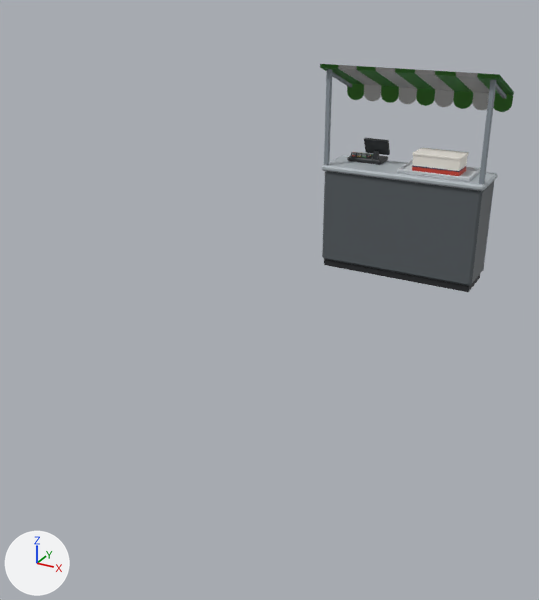
Before and after pictures for a commit that changed the Blender file art/blender/order_stand.blend.
The view is the same before and after, from a camera (50 mm lens) standing at (2.03, -6.18, 2.51) and looking at (-0.18, -2.15, 0.5). Every picture has the same lights, and +X, +Y and +Z are marked at lower left. The picture after the commit comes second.

Script lines for the objects in view, before the commit:
```python
me_awning_4 = bpy.data.meshes.new('awning_4')
me_awning_4.from_pydata(...)  # 306 vertices, 315 faces; spans x -0.74..0.74, y -0.26..0.346, z 1.44..1.81
# faces by material slot: [175, 140]
me_awning_4.materials.append(mat_mat_canvas_stand_4)  # its picture is missing
me_awning_4.materials.append(mat_mat_canvas_paper)  # its picture is missing
me_counter = bpy.data.meshes.new('counter')
me_counter.from_pydata(...)  # 296 vertices, 318 faces; spans x -0.72..0.72, y -0.23..0.29, z 0.0..1.78
# faces by material slot: [72, 6, 26, 142, 26, 46]
me_counter.materials.append(mat_mat_steel_dark)  # its picture is missing
me_counter.materials.append(mat_mat_rubber)  # black #24272a
me_counter.materials.append(mat_mat_steel_brushed_top)  # its picture is missing
me_counter.materials.append(mat_mat_steel_brushed_mid)  # its picture is missing
me_counter.materials.append(mat_mat_steel_brushed)  # its picture is missing
me_counter.materials.append(mat_order_stand_atlas)  # picture img_order_stand_atlas
me_tpv = bpy.data.meshes.new('tpv')
me_tpv.from_pydata(...)  # 56 vertices, 50 faces; spans x -0.58..-0.21, y 0.02..0.215, z 0.95..1.17
# faces by material slot: [44, 6]
me_tpv.materials.append(mat_order_stand_atlas)  # picture img_order_stand_atlas
me_tpv.materials.append(mat_mat_emissive_screen)  # cyan #8fd3f0, glowing cyan #8fd3f0
ob_awning_4 = bpy.data.objects.new('awning_4', me_awning_4)
ob_awning_4.parent = ob_order_stand
ob_awning_4.location = (0.0, 0.0, 0.0)
ob_counter = bpy.data.objects.new('counter', me_counter)
ob_counter.parent = ob_order_stand
ob_counter.location = (0.0, 0.0, 0.0)
ob_tpv = bpy.data.objects.new('tpv', me_tpv)
ob_tpv.parent = ob_order_stand
ob_tpv.location = (0.0, 0.0, 0.0)
# also in view: 'tray' at (0.27, 0.02, 1.03)
```
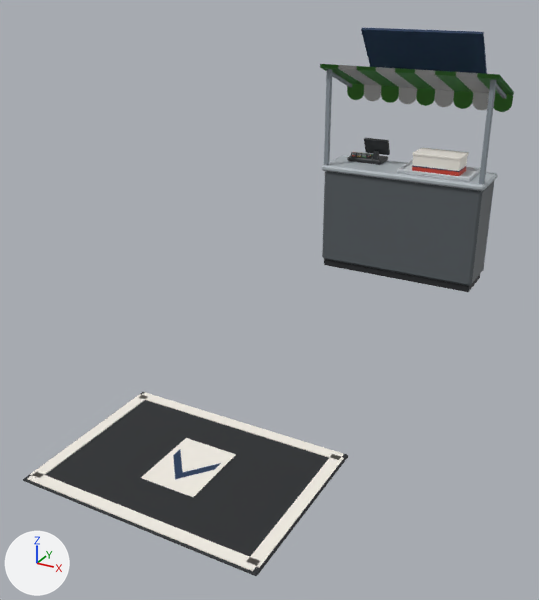
Location of each change, [x1, y1, x2, y2] in pixels of the pictures (539 x 600 px):
'delivery_zone', added (black): after [23, 392, 348, 576]
'DeliveryFrame', added: after [27, 392, 344, 571]
'OrderPlateFrame', added (blue): after [361, 28, 487, 74]

The change, as a list of edits to the scene's bpy script:
```text
Add img_kiosk_delivery_signs:
    img_kiosk_delivery_signs = load_image('kiosk_delivery_signs', '_unpacked/kiosk_delivery_signs', 512, 512, 'sRGB')
Add mat_delivery_zone_off:
    mat_delivery_zone_off = principled_material('delivery_zone_off')
    mat_delivery_zone_off.texture = img_kiosk_delivery_signs
    mat_delivery_zone_off.roughness = 0.82
Add mat_kiosk_delivery_signs:
    mat_kiosk_delivery_signs = principled_material('kiosk_delivery_signs')
    mat_kiosk_delivery_signs.texture = img_kiosk_delivery_signs
    mat_kiosk_delivery_signs.roughness = 0.82
Add me_cube_004:
    me_cube_004.from_pydata(...)  # 24 vertices, 26 faces; spans x -0.725..0.725, y -0.525..0.525, z -0.008..0.008
    me_cube_004.materials.append(mat_mat_rubber)  # black #24272a
Add me_cube_005:
    me_cube_005.from_pydata(...)  # 36 vertices, 25 faces; spans x -0.715..0.715, y -0.035..0.995, z -0.002..0.002
    me_cube_005.materials.append(mat_delivery_zone_off)  # picture img_kiosk_delivery_signs
Add me_cube_003:
    me_cube_003.from_pydata(...)  # 8 vertices, 6 faces; spans x -0.51..0.51, y -0.163..0.163, z -0.204..0.204
    me_cube_003.materials.append(mat_kiosk_delivery_signs)  # picture img_kiosk_delivery_signs
Add ob_deliveryframe:
    ob_deliveryframe = bpy.data.objects.new('DeliveryFrame', me_cube_005)
    ob_deliveryframe.parent = ob_delivery_zone
    ob_deliveryframe.location = (0.0, -0.48, 0.01)
Add ob_delivery_zone:
    ob_delivery_zone = bpy.data.objects.new('delivery_zone', me_cube_004)
    ob_delivery_zone.parent = ob_order_stand
    ob_delivery_zone.location = (0.0, -3.4, 0.008)
Add ob_orderplateframe:
    ob_orderplateframe = bpy.data.objects.new('OrderPlateFrame', me_cube_003)
    ob_orderplateframe.parent = ob_order_stand
    ob_orderplateframe.location = (0.0, 0.2, 1.88)
```
